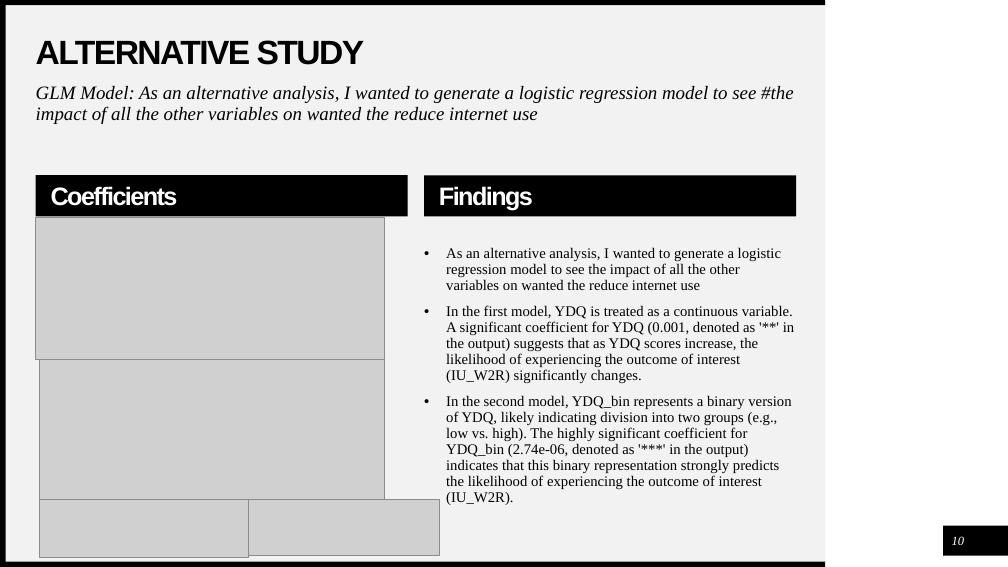
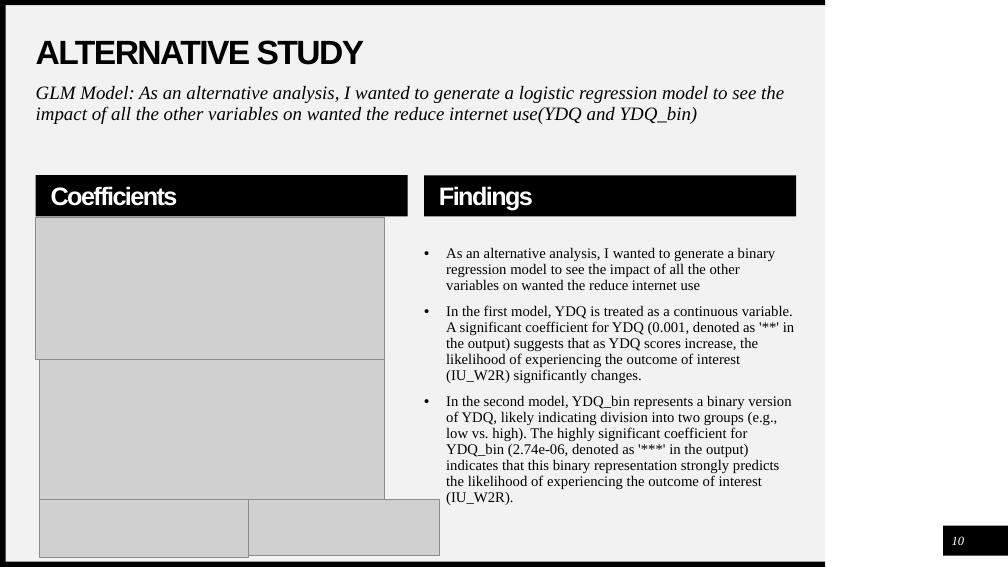
Before and after one commit to buozuer/StatsII_Spring2024, a slide deck: slide 10 of replication/Results/burakozuer_18302382_replication_presentation.pptx. Drawn at 1008x567 pixels with LibreOffice and Linux fonts; fonts in the diff are those of the drawing; grey boxes stand for pictures. Boxes give left, top, right and bottom in pixels: in the first picture for what was removed or moved away, otherwise in the second. Text is boxed around its words. In the diff, an @@ line names an element or a change of style, - is before the commit and + after.

```diff
--- a/replication/Results/burakozuer_18302382_replication_presentation.pptx
+++ b/replication/Results/burakozuer_18302382_replication_presentation.pptx
@@ text at (36, 86, 784, 124): text changed @@
-GLM Model: As an alternative analysis, I wanted to generate a logistic regression model to see #the impact of all the other variables on wanted the reduce internet use
+GLM Model: As an alternative analysis, I wanted to generate a logistic regression model to see the impact of all the other variables on wanted the reduce internet use(YDQ and YDQ_bin)
@@ text at (446, 247, 776, 290): text changed @@
-• As an alternative analysis, I wanted to generate a logistic regression model to see the impact of all the other variables on wanted the reduce internet use
+• As an alternative analysis, I wanted to generate a binary regression model to see the impact of all the other variables on wanted the reduce internet use
```
Also in this commit, not shown: 4 other slides changed.
